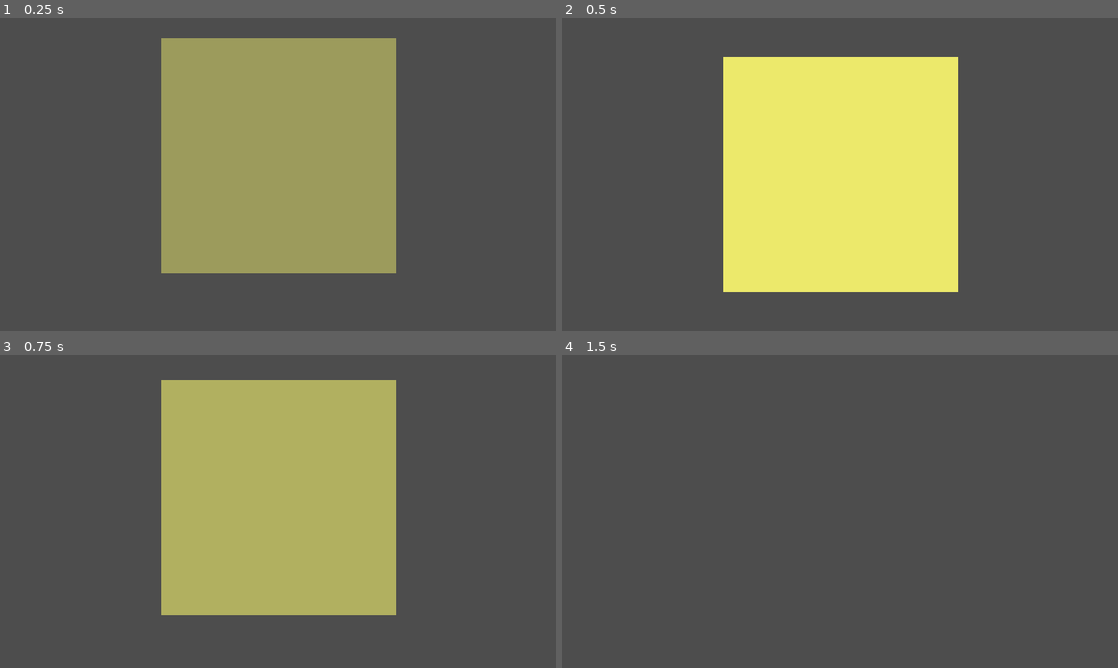
Above: before the commit, frames 1-4 (two rows, left to right).
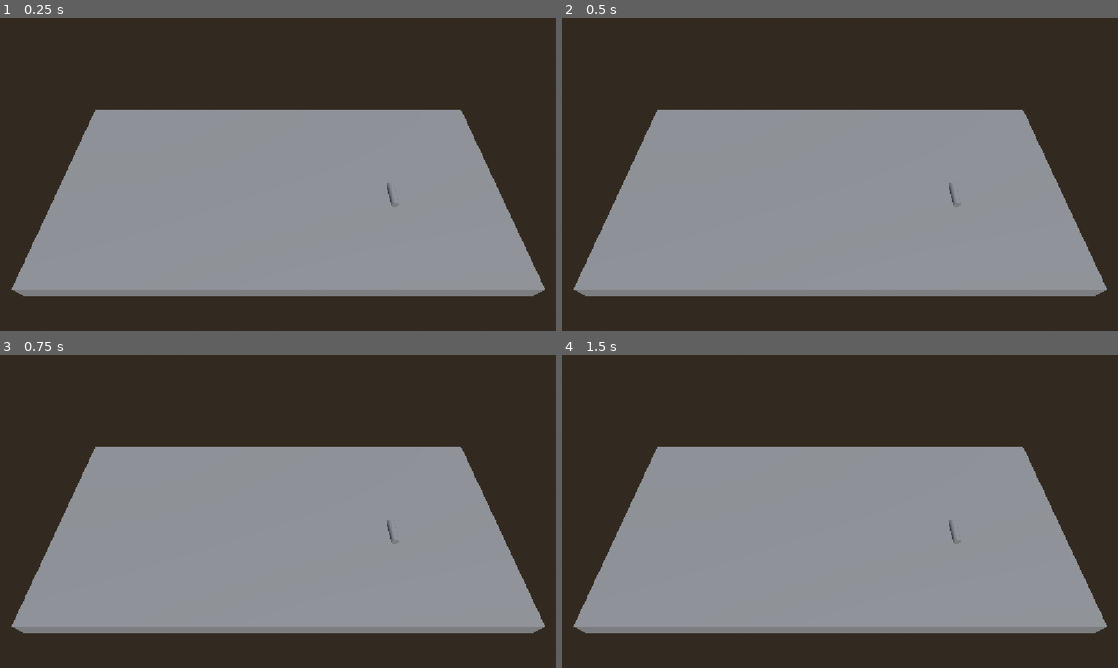
Above: after the commit, the same moments.

Repository: PortalGolem/BrackeysGameJam20262
Game: Godot game, scene res://Scenes/TableSpace.tscn
Same seed, same stepped clock (60 frames per second), same inputs: the game is played once before the commit and once after it. Before the commit the project starts from res://Scenes/pop_up.tscn.
Inputs (mouse positions are in pixels of both pictures, inside the frame that each line leads up to):
- Up to frame 1 (0.25 s): no input
- Up to frame 2 (0.5 s): no input
- Up to frame 3 (0.75 s): move the mouse to (400, 495) at 0.52 s; press the mouse at (400, 495) at 0.53 s
- Up to frame 4 (1.5 s): move the mouse to (728, 527) at 1.27 s; release the mouse at (728, 527) at 1.28 s; right-click (728, 527) at 1.35 s

The runs differ from the first frame. In frame 1, 100% of the frame differs, in the area x 0-100%, y 0-100%; in frame 2, 100%; in frame 3, 100%; in frame 4, 100%.

Commit message:
note implementation finished!

Diff:
--- /dev/null
+++ b/Objects/note.tscn
@@ -0,0 +1,12 @@
+[gd_scene format=3 uid="uid://bw1uhv0rxubna"]
+
+[ext_resource type="Script" uid="uid://ciwnwjyhjc3q5" path="res://Scenes/note.gd" id="1_akwul"]
+[ext_resource type="PackedScene" uid="uid://o7yitixrj7ix" path="res://Objects/item.tscn" id="2_o0whp"]
+
+[node name="Note" type="Node3D" unique_id=387744038]
+script = ExtResource("1_akwul")
+
+[node name="Item" parent="." unique_id=1259799028 instance=ExtResource("2_o0whp")]
+transform = Transform3D(1, 0, 0, 0, 1, 0, 0, 0, 1, 0, 0.65252817, 0)
+
+[connection signal="inspectObject" from="Item" to="." method="_on_item_inspect_object"]
--- a/Scenes/TableSpace.tscn
+++ b/Scenes/TableSpace.tscn
@@ -2,7 +2,7 @@
 
 [ext_resource type="PackedScene" uid="uid://to5ej5dtb3bl" path="res://Objects/dropable.tscn" id="2_hwbjd"]
 [ext_resource type="Script" uid="uid://b1xi74kv7vjul" path="res://scripts/ventricle.gd" id="2_ywnsu"]
-[ext_resource type="PackedScene" uid="uid://dnvgae0oci6bj" path="res://Objects/cylender.tscn" id="4_6wss6"]
+[ext_resource type="PackedScene" uid="uid://bjnif56ntbegr" path="res://Objects/Cylender.tscn" id="4_6wss6"]
 [ext_resource type="Script" uid="uid://bkpwr1btmhdbm" path="res://Scenes/cylender_spawner.gd" id="4_ywnsu"]
 
 [sub_resource type="BoxMesh" id="BoxMesh_37okk"]
--- /dev/null
+++ b/Scenes/note.gd
@@ -0,0 +1,22 @@
+extends Node3D
+var _inst:PostIt
+
+@export var text = "wassup"
+@export var color = "rand"
+# Called when the node enters the scene tree for the first time.
+func _ready() -> void:
+
+	pass # Replace with function body.
+
+
+# Called every frame. 'delta' is the elapsed time since the previous frame.
+func _process(delta: float) -> void:
+	pass
+
+
+
+func _on_item_inspect_object() -> void:
+	if _inst == null or !is_instance_valid(_inst):
+		_inst = PostIt.new(text, color)
+		add_child(_inst)
+	pass # Replace with function body.
--- a/Scenes/pop_up.gd
+++ b/Scenes/pop_up.gd
@@ -73,8 +73,8 @@
 		$Control.modulate.a = opacity
 		$Control.position.y -= position_offset/(1/opacity_speed)
 
-		if opacity == 0:
-			self.queue_free()
+		if opacity <= 0:
+			get_parent().queue_free()
 
 func gen_random_choice(choices):
 	randomize() # Should probably put randomize() outside,
--- a/project.godot
+++ b/project.godot
@@ -11,7 +11,7 @@
 [application]
 
 config/name="Brackeys GameJam"
-run/main_scene="uid://f84b7diwus4n"
+run/main_scene="uid://cvlrfj50brt4"
 config/features=PackedStringArray("4.7", "GL Compatibility")
 config/icon="res://icon.svg"
 
--- a/scripts/Post-It-Constructor.gd
+++ b/scripts/Post-It-Constructor.gd
@@ -1,9 +1,9 @@
 class_name PostIt
-extends Node2D
+extends Node
 
 var postit = preload("res://Scenes/pop_up.tscn")
 
-func create(text, color):
+func _init(text, color):
 	var instance = postit.instantiate()
 	add_child(instance)
 	instance.text = text
Not shown: 1 places in Objects/cylender.tscn that only renumber resources
Not shown, added: Scenes/note.gd.uid
Binary file removed: Scenes/yellow-sticky-note-with-red-pushpin-free-png.webp
Not shown, removed: Scenes/yellow-sticky-note-with-red-pushpin-free-png.webp.import
